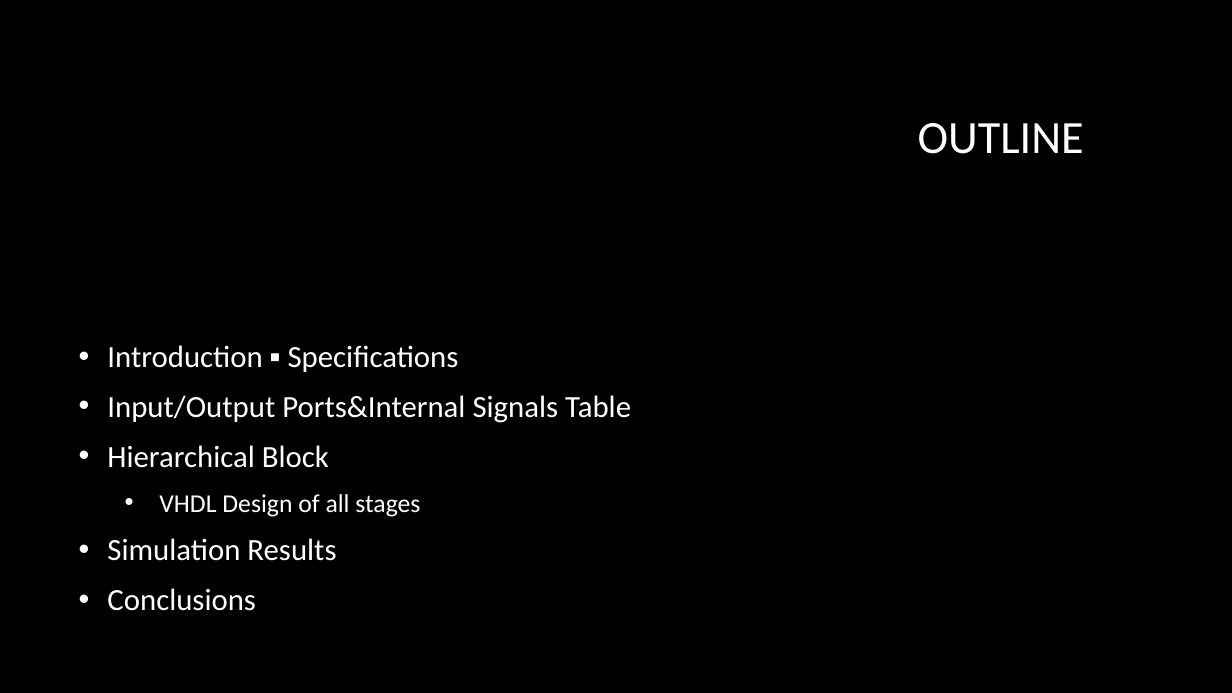
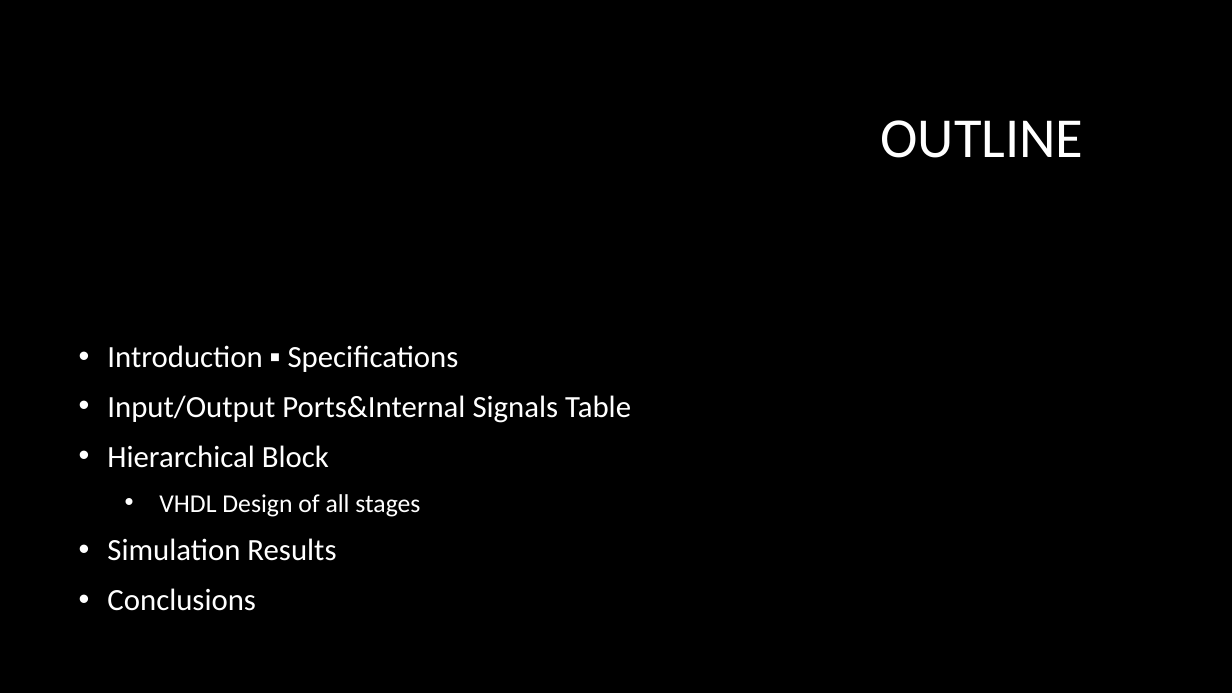
Before and after one commit to NanolathingStuff/Lab-XEM-6010-Project, a slide deck: slide 2 of Gruppo10_Silva.pptx. Drawn at 1232x693 pixels with LibreOffice and Linux fonts; fonts in the diff are those of the drawing; background and template pictures are left out. Boxes give left, top, right and bottom in pixels: in the first picture for what was removed or moved away, otherwise in the second. Text is boxed around its words. In the diff, an @@ line names an element or a change of style, - is before the commit and + after.

```diff
--- a/Gruppo10_Silva.pptx
+++ b/Gruppo10_Silva.pptx
@@ title "OUTLINE" at (881, 120, 1084, 158): size 36 to 44 pt @@
```
Also in this commit, not shown: 2 other slides changed, 5 slides added, 5 slides removed, 6 other files.
